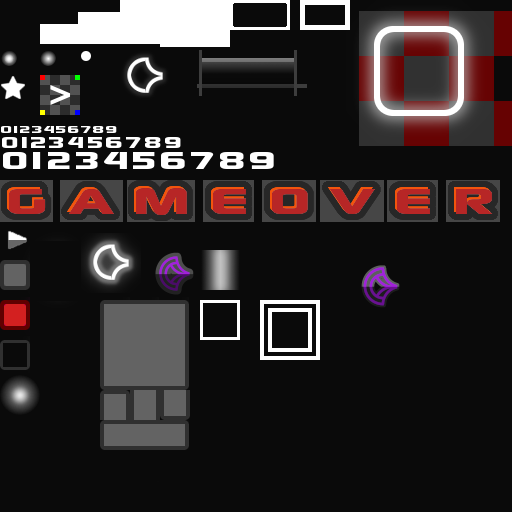
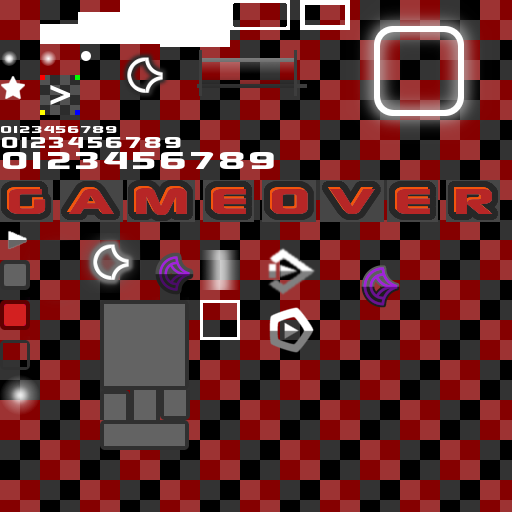
The second 512px x 512px image is a revision of the first. Changes to its layers:
hid "Ebene #16" over [260, 11, 512, 360]
painted on "Ebene" over [267, 247, 316, 353]
added layer "Eingefügte Ebene" above "Ebene #17" over [0, 0, 512, 512]
hid "Ebene #17" over [0, 0, 512, 512]
